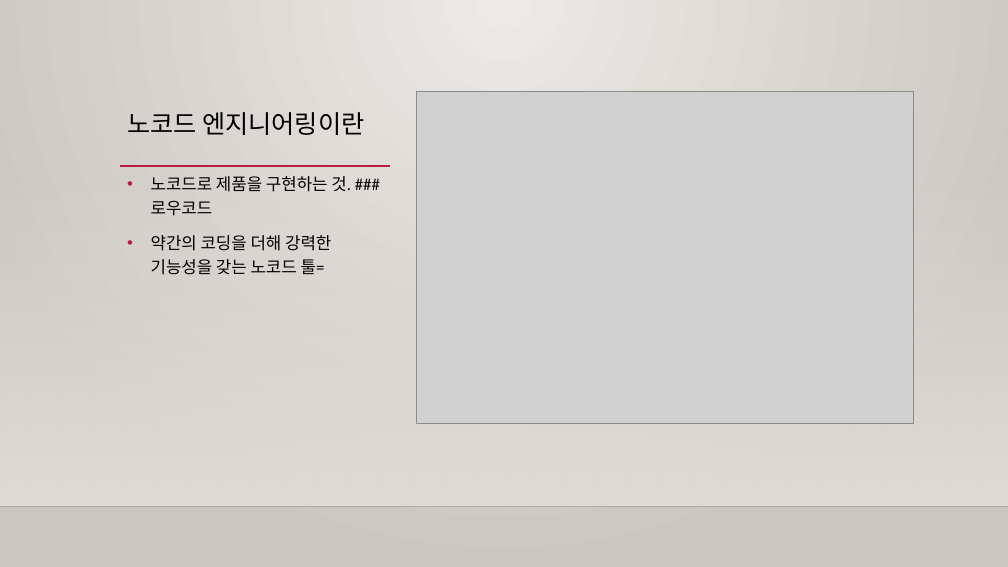
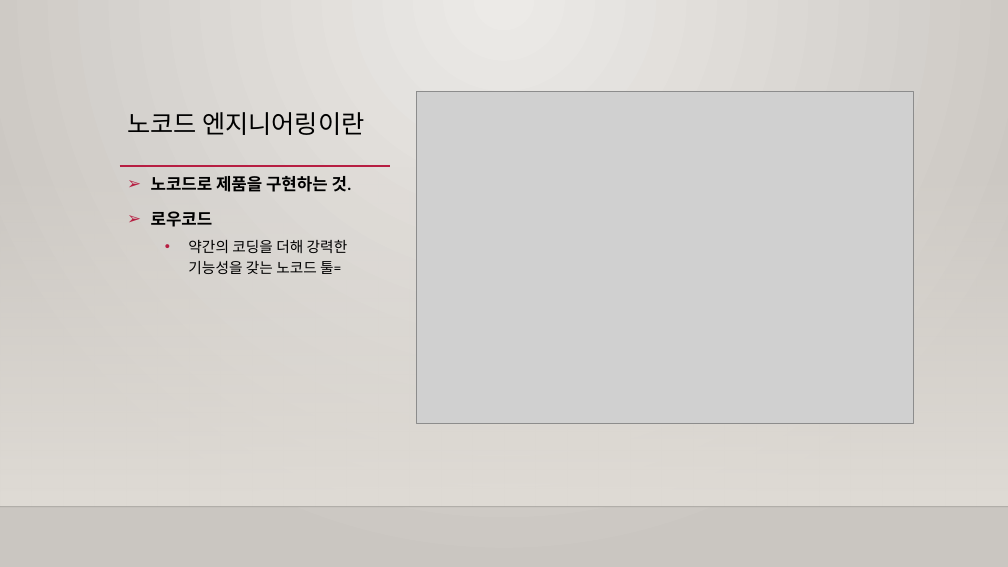
Before and after one commit to m00nlygreat/obsidian-vault, a slide deck: slide 2 of 노코드 엔지니어링/노코드 개론.pptx. Drawn at 1008x567 pixels with LibreOffice and Linux fonts; fonts in the diff are those of the drawing; grey boxes stand for pictures; background and template pictures are left out. Boxes give left, top, right and bottom in pixels: in the first picture for what was removed or moved away, otherwise in the second. Text is boxed around its words. In the diff, an @@ line names an element or a change of style, - is before the commit and + after.

Commit message:
백업 완료: 2023-11-25 02:02:07
Affected files:
노코드 엔지니어링/노코드 개론.pptx

```diff
--- a/노코드 엔지니어링/노코드 개론.pptx
+++ b/노코드 엔지니어링/노코드 개론.pptx
@@ text at [151, 176, 352, 227]: text changed; bold on @@
-• 노코드로 제품을 구현하는 것. ### 로우코드
+➢ 노코드로 제품을 구현하는 것.
+➢ 로우코드
@@ text at [188, 240, 348, 274]: size 16 to 14 pt in "약간의 코딩을 더해 강력한 기능성을 갖는 노코드 ..."; list level 1 to 2 in "약간의 코딩을 더해 강력한 기능성을 ..." @@
```
Also in this commit, not shown: 12 other slides changed.
